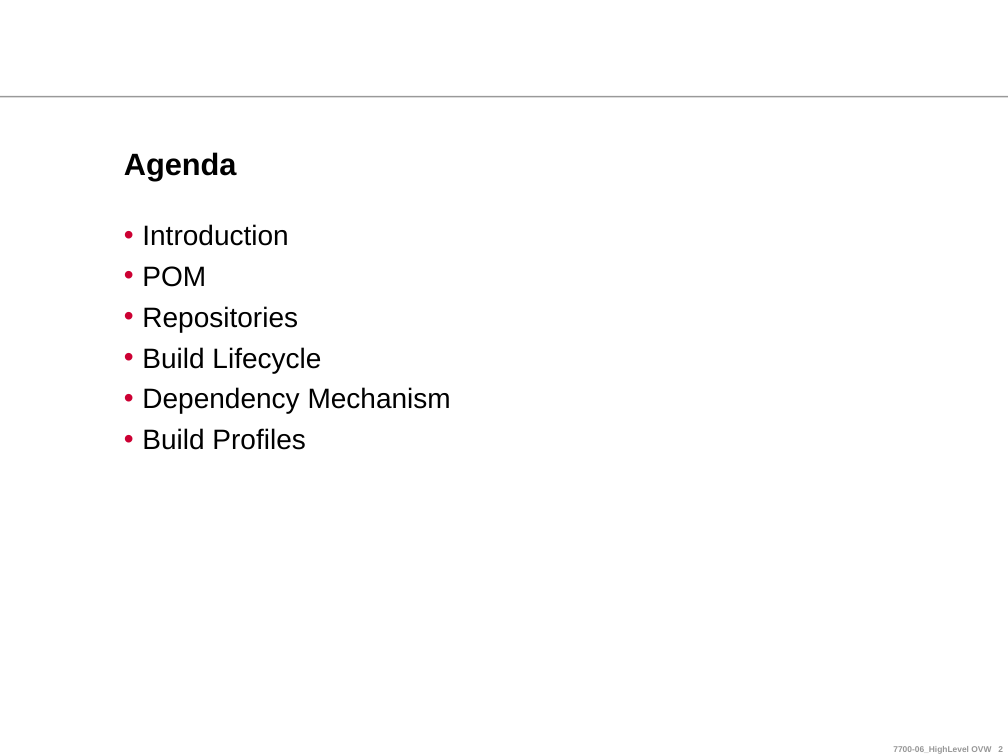
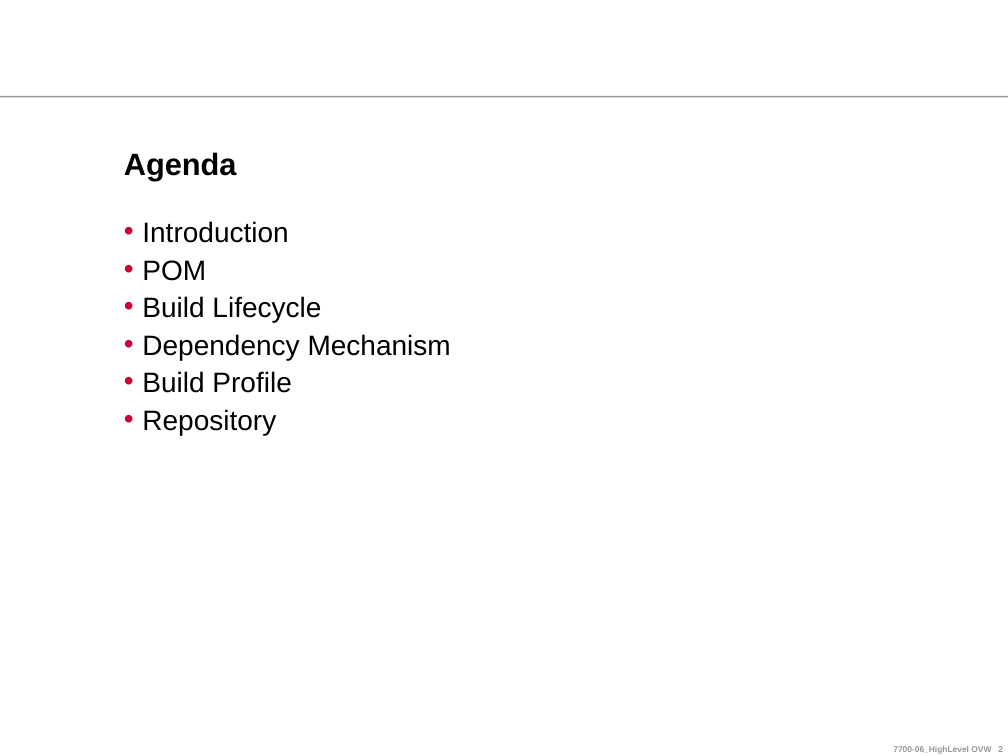
Before and after one commit to ndlongit/longnd-data, a slide deck: slide 2 of Document/Tutorial/[Presentation] Maven.ppt. Drawn at 1008x756 pixels with LibreOffice and Linux fonts; fonts in the diff are those of the drawing; background and template pictures are left out. Boxes give left, top, right and bottom in pixels: in the first picture for what was removed or moved away, otherwise in the second. Text is boxed around its words. In the diff, an @@ line names an element or a change of style, - is before the commit and + after.

```diff
--- a/Document/Tutorial/[Presentation] Maven.ppt
+++ b/Document/Tutorial/[Presentation] Maven.ppt
@@ text at bbox=[142, 221, 451, 360]: line spacing 0.85 to 0.75 @@
@@ text at bbox=[142, 306, 298, 332]: paragraph removed @@
-• Repositories
@@ text at bbox=[142, 371, 291, 435]: text changed @@
-• Build Profiles
+• Build Profile
+• Repository
```
Also in this commit, not shown: 4 other slides changed, 1 slide removed.
